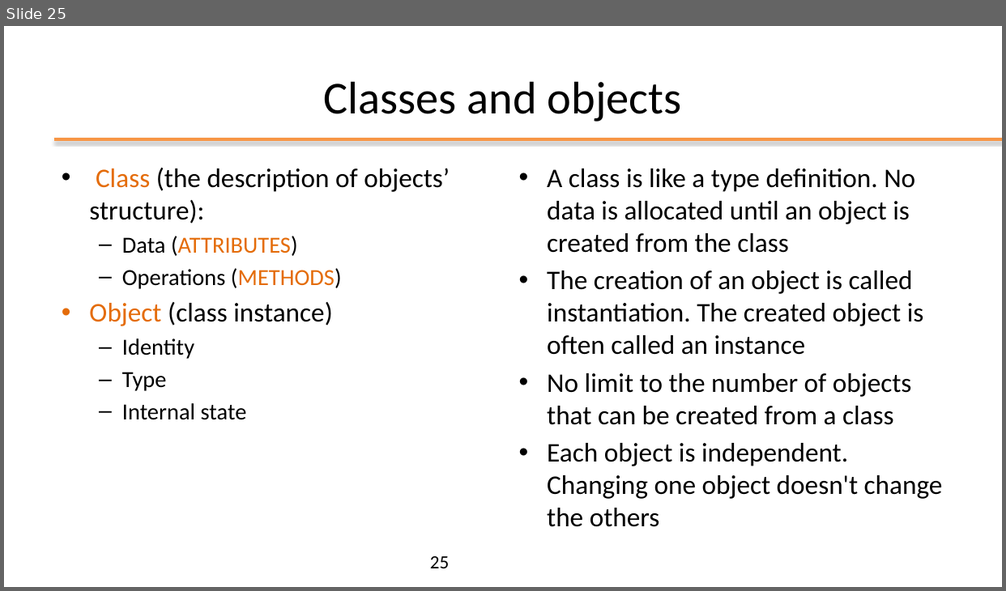
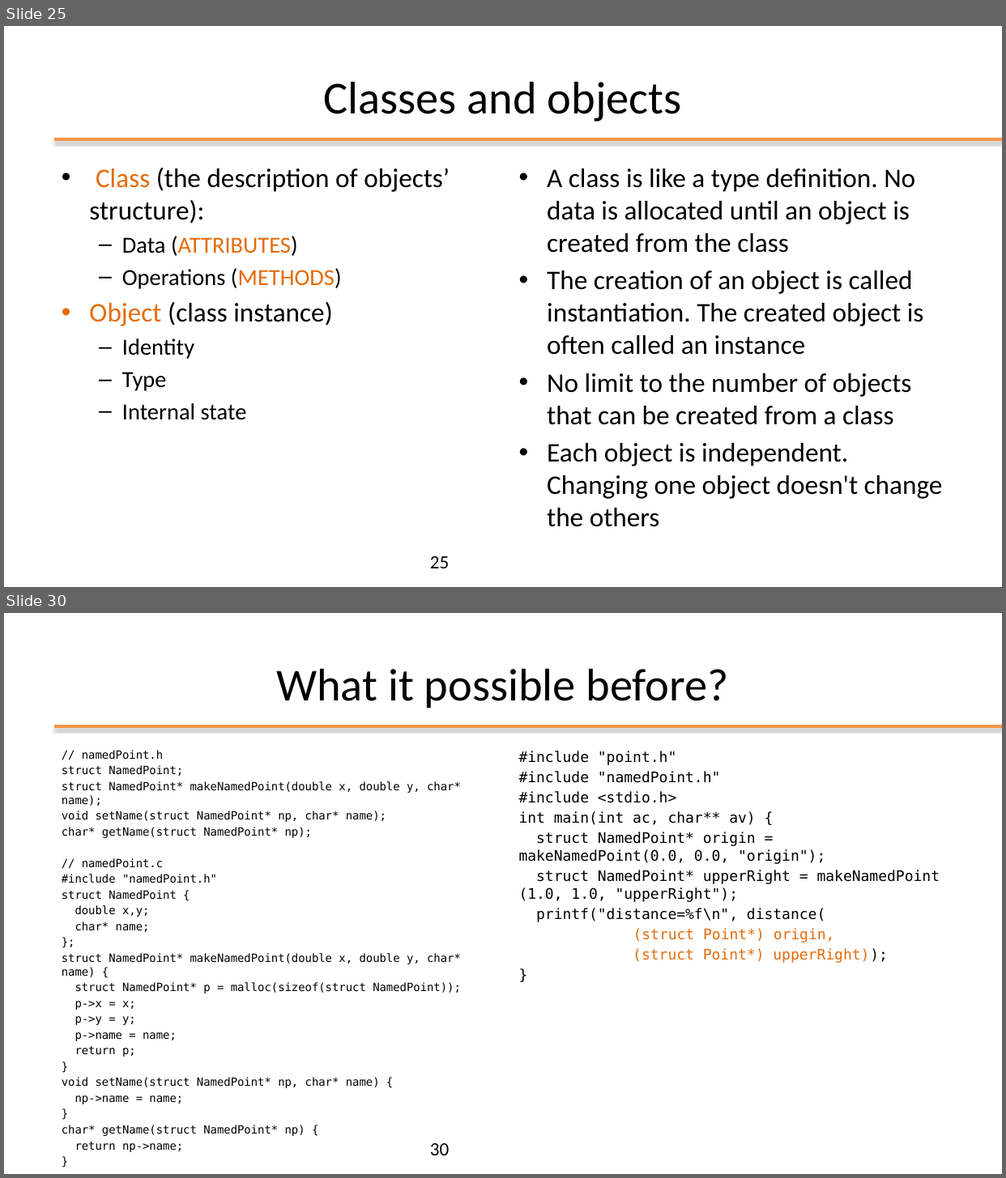
Before and after one commit to plctechnician/ooprogramming, a slide deck: java/slides/ppt/01 - Java From Functions to Objects.pptx. Shown one above the other, each under a label of ours: slide 25 before the commit, slides 25 and 30 after it; the slides between them are not shown. The pictures are 1006x591 and 1006x1178 pixels, drawn with LibreOffice and Linux fonts; fonts in the diff are those of the drawing; background and template pictures are left out. Boxes give left, top, right and bottom in pixels: in the first picture for what was removed or moved away, otherwise in the second. Text is boxed around its words. In the diff, an @@ line names an element or a change of style, - is before the commit and + after.

```diff
--- a/java/slides/ppt/01 - Java From Functions to Objects.pptx
+++ b/java/slides/ppt/01 - Java From Functions to Objects.pptx
@@ slide 30 added at (x1=4, y1=613, x2=1002, y2=1174), background #FFFFFF; not listed: 1 template element that a slide beside it also shows @@
@@ title added at (x1=276, y1=668, x2=729, y2=708), 44 pt, text #000000 @@
+What it possible before?
@@ text added at (x1=62, y1=750, x2=461, y2=1105), 10.8 pt, text #000000 @@
+// namedPoint.h
+struct NamedPoint;
+struct NamedPoint* makeNamedPoint(double x, double y, char* name);
+void setName(struct NamedPoint* np, char* name);
+char* getName(struct NamedPoint* np);
+// namedPoint.c
+#include "namedPoint.h"
+struct NamedPoint {
+double x,y;
+char* name;
+};
+struct NamedPoint* makeNamedPoint(double x, double y, char* name) {
+struct NamedPoint* p = malloc(sizeof(struct NamedPoint));
+p->x = x;
+p->y = y;
+p->name = name;
+return p;
+}
+void setName(struct NamedPoint* np, char* name) {
+np->name = name;
+}
+char* getName(struct NamedPoint* np) {
+return np->name;
+}
@@ text added at (x1=519, y1=751, x2=940, y2=963), 14 pt, text #000000 @@
+#include "point.h"
+#include "namedPoint.h"
+#include <stdio.h>
+int main(int ac, char** av) {
+struct NamedPoint* origin = makeNamedPoint(0.0, 0.0, "origin");
+struct NamedPoint* upperRight = makeNamedPoint (1.0, 1.0, "upperRight");
+printf("distance=%f\n", distance(
+(struct Point*) origin,
+(struct Point*) upperRight));
+}
@@ page number added at (x1=430, y1=1144, x2=449, y2=1156), 18 pt, text #000000 @@
+30
```
Also in this commit, not shown: 4 slides changed, 7 other slides added, 4 slides removed, 4 other files.
